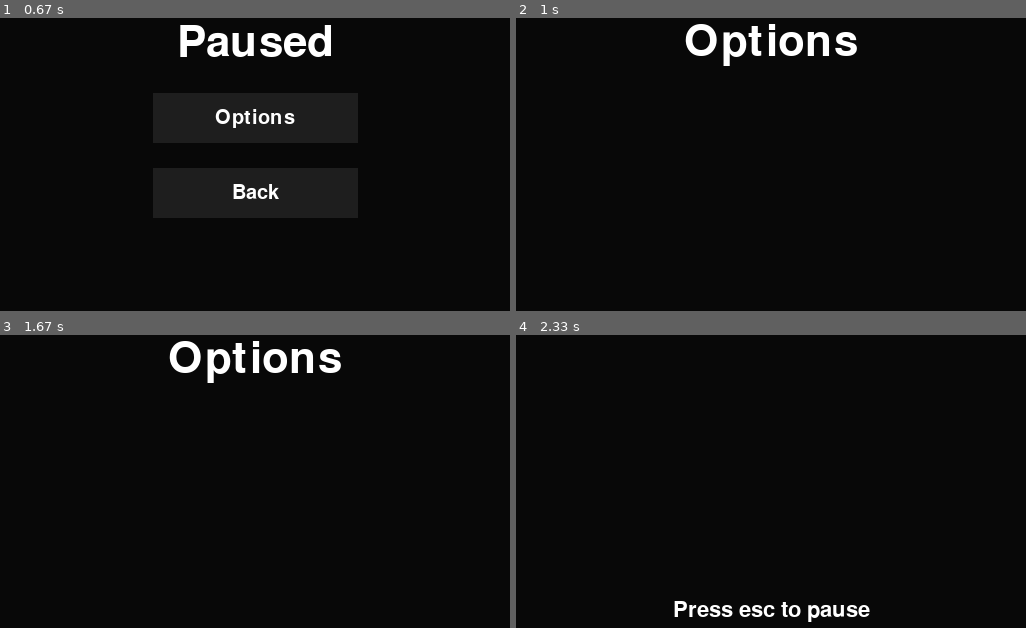
Above: before the commit, frames 1-4 (two rows, left to right).
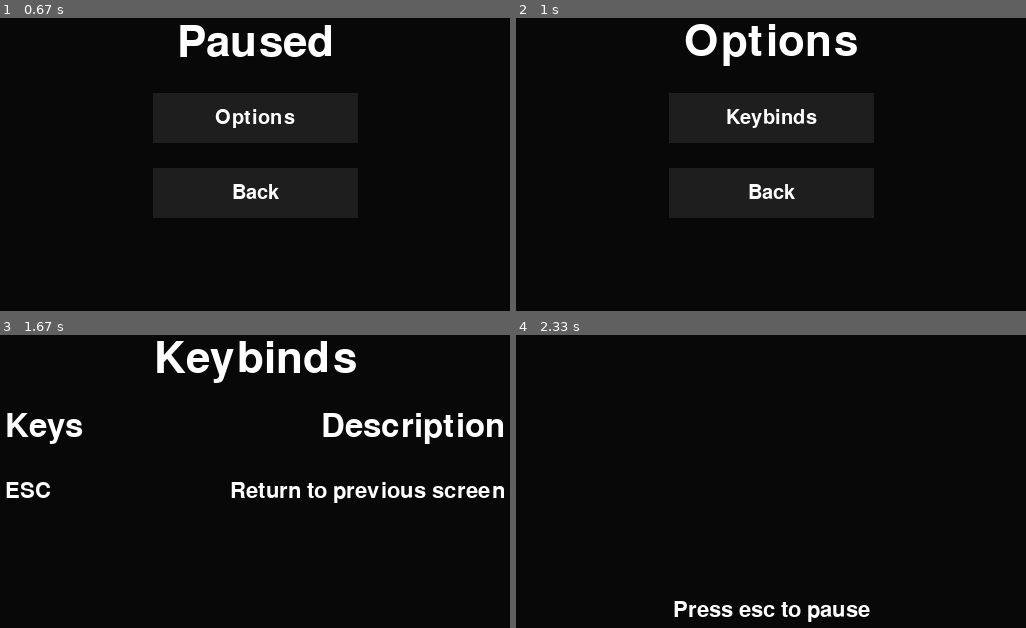
Above: after the commit, the same moments.

Repository: r5nnn/shmup
Game: pygame game, started from main.py
Same seed, same stepped clock (60 frames per second), same inputs: the game is played once before the commit and once after it.
Inputs (mouse positions are in pixels of both pictures, inside the frame that each line leads up to):
- Up to frame 1 (0.67 s): hold Esc from 0.33 s (still down); move the mouse to (outside the picture) at 0.37 s
- Up to frame 2 (1 s): release Esc at 0.8 s; click "Options" at 0.88 s
- Up to frame 3 (1.67 s): press the mouse at (255, 434) at 1.37 s; move the mouse to (214, 440) at 1.47 s; release the mouse at (168, 446) at 1.6 s
- Up to frame 4 (2.33 s): hold Esc 1.67-2.13 s; move the mouse to (893, 548) at 1.7 s; hold Esc from 2.17 s (still down)

Frame 1 is identical in both runs. In frame 2, 0.8% of the frame differs, in the area x 41-60%, y 31-62%; in frame 3, 5.9%, in the area x 1-99%, y 2-58%; in frame 4, nothing differs.

Commit message:
created keybinds menu that automatically updates when new keybinds are added

Diff:
--- a/main.py
+++ b/main.py
@@ -29,6 +29,8 @@
 clock = pygame.time.Clock()
 
 # useful shorthands and global variables
+
+# colors
 BLUE = (25, 25, 200)
 BLACK = (23, 23, 23)
 WHITE = (255, 255, 255)
@@ -39,25 +41,57 @@
 TERTIARY = (35, 35, 35)
 QUATERNARY = (85, 85, 85)
 ACCENT = (237, 148, 255)
-FONT = 'assets\\Raleway.ttf'
+
+# assets
+FONT = 'assets\\Raleway.ttf'  # font taken from: https://fonts.google.com/specimen/Raleway
+
+# game info
+KEYS = [['ESC', 'Return to previous screen']]
+KEY_ARRAY = [[50, 270 + (i * 40), KEYS[i][0], 32, FONT, WHITE] for i in range(len(KEYS))]
+INFO_ARRAY = [[winx - 50, 270 + (i * 40), KEYS[i][1], 32, FONT, WHITE] for i in range(len(KEYS))]
+
+
+# status
 STAGE = 'home'
+RUN = True
 
 
 class Txt:
-    def __init__(self, x, y, text, size, font, text_color, center=None):
+    def __init__(self, x, y, text, size, font, text_color, pos='left', center=None):
+        """
+        class for making non-interactible text
+        :param x: x coord of top left point of text
+        :param y: y coord of top left point of text
+        :param text: text to be displayed
+        :param size: size of font for text
+        :param font: what font to use for text
+        :param text_color: color of displayed text
+        :param center: optional - if you want to place the text using coords of the center
+        :param pos: optional - if you want to position text from anything other than top left corner
+        """
+        self.pos = pos
         self.center = center
         self.text_color = text_color
         self.y = y
         self.x = x
-        self.font = pygame.font.Font(font, size)
+        self.font = pygame.font.Font(font, size)  # creates a font object
         self.text = self.font.render(text, True, self.text_color)  # create a surface with the specified
         # text drawn on it
         if self.center is not None:
-            self.text_rect = self.text.get_rect(center=self.center)
+            self.text_rect = self.text.get_rect(center=self.center)  # create a temporary rect the size of the text and
+            # set the center to tuple given
             self.text_rect.center = self.center
         else:
-            self.text_rect = self.text.get_rect(x=self.x, y=self.y)
-            self.center = self.text_rect.center
+            match self.pos:
+                case 'left':
+                    self.text_rect = self.text.get_rect()  # create a temporary rect the size of the text and specify
+                    # the x and y coordinates (since it defaults to 0)
+                    self.text_rect.topleft = (self.x, self.y)
+                    self.center = self.text_rect.center
+                case 'right':
+                    self.text_rect = self.text.get_rect()
+                    self.text_rect.topright = (self.x, self.y)
+                    self.center = self.text_rect.center
 
     def create(self):
         """
@@ -65,13 +99,12 @@
         """
         screen.blit(self.text, self.text_rect)
 
-
-# Object for making buttons
 
 class Btn:
     def __init__(self, x, y, width, height, font_size, color_hovered, color_clicked, color_released, text_pressed, text,
                  callback, font=FONT, text_released=WHITE, center=None):
         """
+        class for making interactible button objects
         :param x: x coord of top left point of rectangle
         :param y: y coord of top left point of rectangle
         :param width: width of rectangle from point x leftwards
@@ -132,6 +165,7 @@
                 # if mouse is hovering over button and clicking
                 if events1.type == pygame.MOUSEBUTTONDOWN:
                     self.color = self.color_clicked
+                elif events1.type == pygame.MOUSEBUTTONUP:
                     self.callback(self)  # function to be called when button clicked
                 # if mouse is hovering over button but not clicking
                 else:
@@ -140,19 +174,6 @@
         else:
             self.color = self.color_released
             self.text_color = self.text_released
-
-
-# temporary function for printing text to center of window
-def printOut(text, size):
-    """
-    blits given string to center of window
-    :param text: text to be blit
-    :param size: font size
-    """
-    font = pygame.font.Font(FONT, size)
-    text = font.render(text, True, WHITE)
-    text_rect = text.get_rect(center=(winx / 2, winy / 2))
-    screen.blit(text, text_rect)
 
 
 def cmd(name):
@@ -161,28 +182,40 @@
     :param name: the stage you want to switch to
     """
     global STAGE
-    STAGE = name
-
-
-run = True
+    STAGE_STRUCTURE = ['home', 'paused', 'options', 'keybinds']
+    STAGE_STRUCTURE_POINTER = STAGE_STRUCTURE.index(STAGE)
+    if name == 'back':
+        if STAGE_STRUCTURE_POINTER != 0:
+            STAGE = STAGE_STRUCTURE[STAGE_STRUCTURE_POINTER-1]
+        else:
+            STAGE = STAGE_STRUCTURE[STAGE_STRUCTURE_POINTER]
+    else:
+        STAGE = name
+
 
 # buttons
-
 back_btn = Btn(0, 0, 205, 50, 30, TERTIARY, QUATERNARY, SECONDARY, PRIMARY, 'Back',
-               lambda b: cmd('home'), center=(winx / 2, 300))
+               lambda b: cmd('back'), center=(winx / 2, 300))
 options_btn = Btn(0, 0, 205, 50, 30, TERTIARY, QUATERNARY, SECONDARY, PRIMARY, 'Options',
-               lambda b: cmd('options'), center=(winx/2, 225))
-
-# display text
-temp_text = Txt(0, 0, 'Press esc to pause', 32, FONT, WHITE, center=(winx/2, winy/2))
-paused_text = Txt(0, 0, 'Paused', 64, FONT, WHITE, center=(winx/2, 150))
-options_text = Txt(0, 0, 'Options', 64, FONT, WHITE, center=(winx/2, 150))
-graphics_txt = Txt(10, 10, 'graphics go here', 32, FONT, WHITE)
+                  lambda b: cmd('options'), center=(winx / 2, 225))
+keybinds_btn = Btn(0, 0, 205, 50, 30, TERTIARY, QUATERNARY, SECONDARY, PRIMARY, 'Keybinds',
+                   lambda b: cmd('keybinds'), center=(winx / 2, 225))
+
+# display textt
+temp_txt = Txt(0, 0, 'Press esc to pause', 32, FONT, WHITE, center=(winx / 2, winy / 2))
+paused_txt = Txt(0, 0, 'Paused', 64, FONT, WHITE, center=(winx / 2, 150))
+options_txt = Txt(0, 0, 'Options', 64, FONT, WHITE, center=(winx / 2, 150))
+keybinds_txt = Txt(0, 0, 'Keybinds', 64, FONT, WHITE, center=(winx / 2, 150))
+keybindsKEY_ARRAY_txt = Txt(50, 200, 'Keys', 48, FONT, WHITE)
+keybindsInfo_txt = Txt(winx - 50, 200, 'Description', 48, FONT, WHITE, pos='right')
+KEY_ARRAY = [Txt(i[0], i[1], i[2], i[3], i[4], i[5]) for i in KEY_ARRAY]
+INFO_ARRAY = [Txt(i[0], i[1], i[2], i[3], i[4], i[5], pos='right') for i in INFO_ARRAY]
+
+windll.user32.SetCursorPos(screenx // 2, screeny // 2)
 
 # Game Mainloop
 
-windll.user32.SetCursorPos(screenx // 2, screeny // 2)
-while run:
+while RUN:
     events = pygame.event.get()
     for event in events:  # iterates through inputs checking if they match the exit event
         if event.type == pygame.QUIT:
@@ -200,23 +233,33 @@
                 finally:
                     main = False
             if event.key == pygame.K_ESCAPE:
-                if STAGE == 'paused_home':
+                if STAGE == 'paused':
                     cmd('home')
                 else:
-                    cmd('paused_home')
+                    cmd('paused')
     screen.blit(backdrop, backdrop_coords)
+
     # match case statement to toggle between multiple stages when navigating menus and options
     match STAGE:
         case 'home':
-            temp_text.create()
-        case 'paused_home':
-            paused_text.create()
+            temp_txt.create()
+        case 'paused':
+            paused_txt.create()
             options_btn.create(screen, events)
             back_btn.create(screen, events)
         case 'options':
-            options_text.create()
-        case 'paused_graphics':
-            graphics_txt.create()
+            options_txt.create()
+            keybinds_btn.create(screen, events)
+            back_btn.create(screen, events)
+        case 'keybinds':
+            keybinds_txt.create()
+            keybindsKEY_ARRAY_txt.create()
+            keybindsInfo_txt.create()
+            for i in KEY_ARRAY:
+                i.create()
+            for i in INFO_ARRAY:
+                i.create()
+
     mouse = pygame.mouse.get_pos()  # stores the (x,y) coordinates into the variable as a tuple
     pygame.display.flip()  # update the backdrop surface onto the window
     clock.tick(fps)  # update the clock with the delay of the refresh rate
